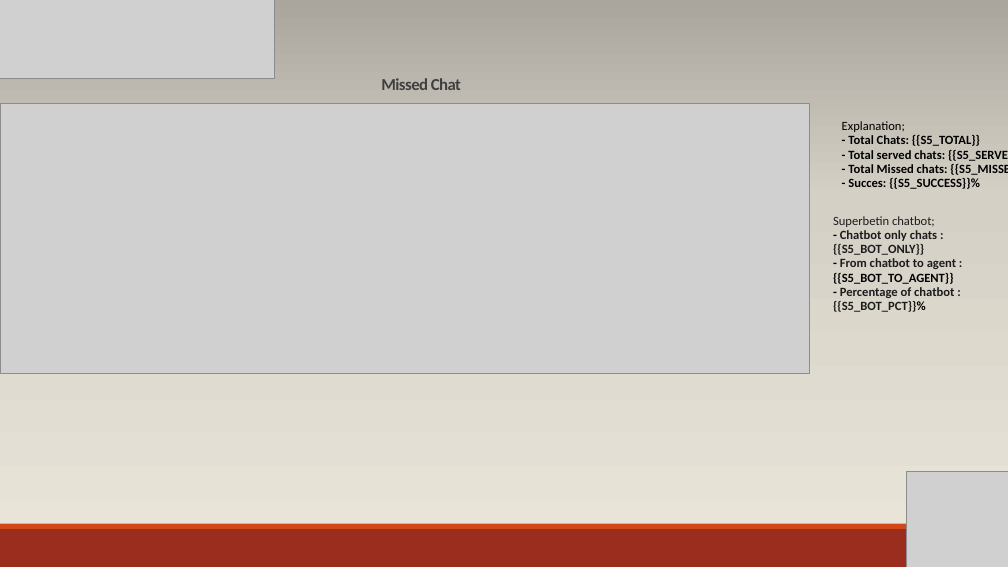
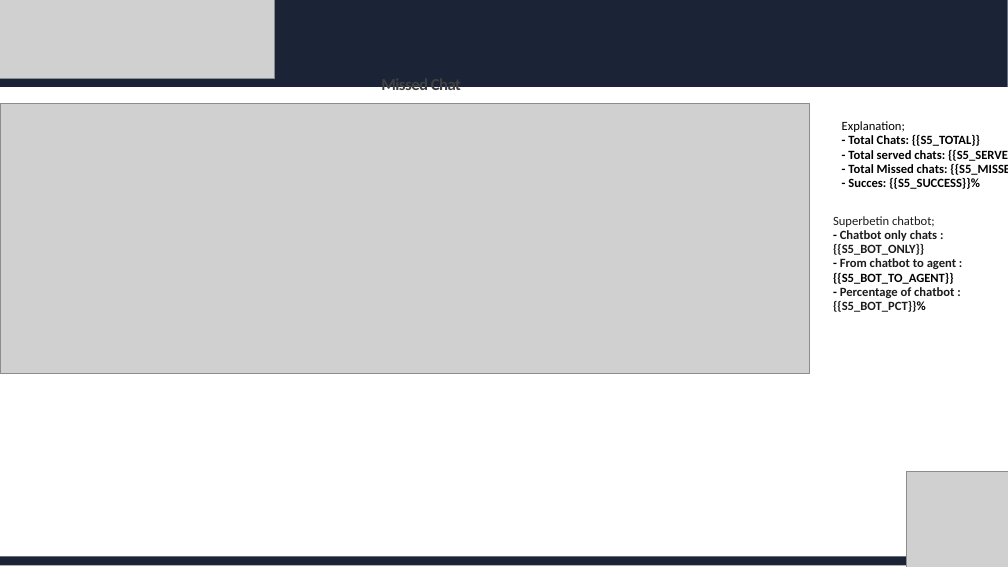
Before and after one commit to erhanbs70/poligon-chat-analyzer, a slide deck: slide 5 of pptx-report/template.pptx. Drawn at 1008x567 pixels with LibreOffice and Linux fonts; fonts in the diff are those of the drawing; grey boxes stand for pictures. Boxes give left, top, right and bottom in pixels: in the first picture for what was removed or moved away, otherwise in the second. Text is boxed around its words. In the diff, an @@ line names an element or a change of style, - is before the commit and + after.

```diff
--- a/pptx-report/template.pptx
+++ b/pptx-report/template.pptx
@@ background gradient #EBE6DA to #D5D1C6 to #AAA79F to #FFFFFF @@
@@ rectangle added at (x1=0, y1=0, x2=1008, y2=87), fill #1B2436 @@
@@ rectangle resized from (x1=0, y1=529, x2=1008, y2=567) to (x1=0, y1=557, x2=1008, y2=561) @@
@@ rectangle at (x1=0, y1=557, x2=1008, y2=561): fill #9B2D1F to #1B2436 @@
@@ rectangle moved from (x1=0, y1=524, x2=1008, y2=529) to (x1=0, y1=561, x2=1008, y2=566) @@
@@ rectangle at (x1=0, y1=561, x2=1008, y2=566): fill #D34817 to #1B2436 @@
```
Also in this commit, not shown: 7 other slides changed, 4 other files.
